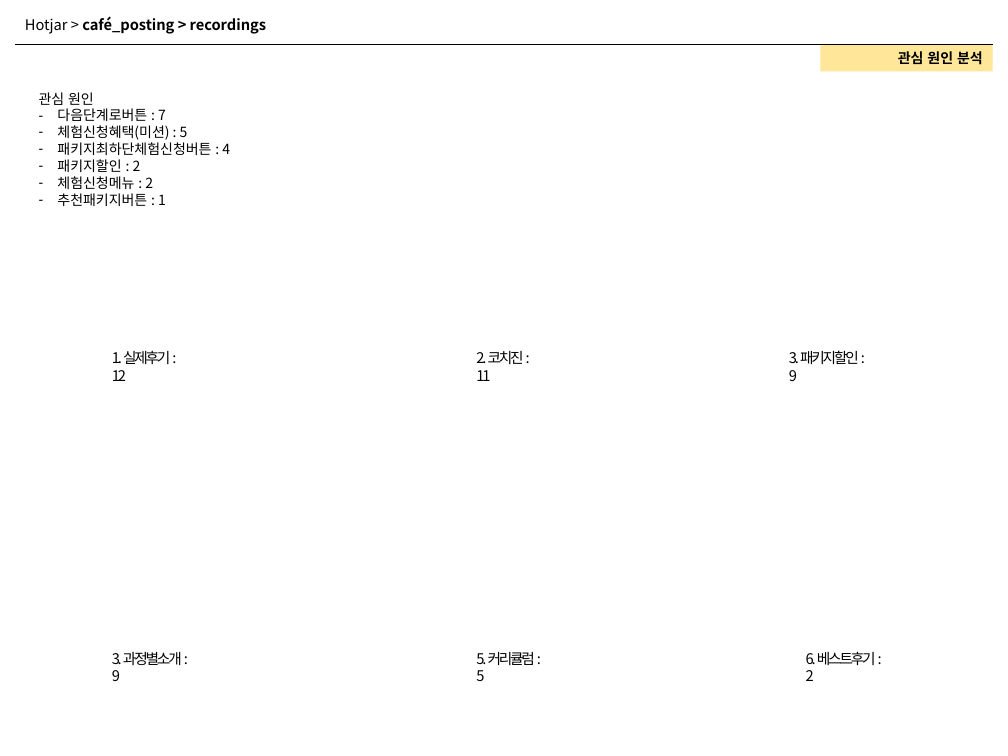
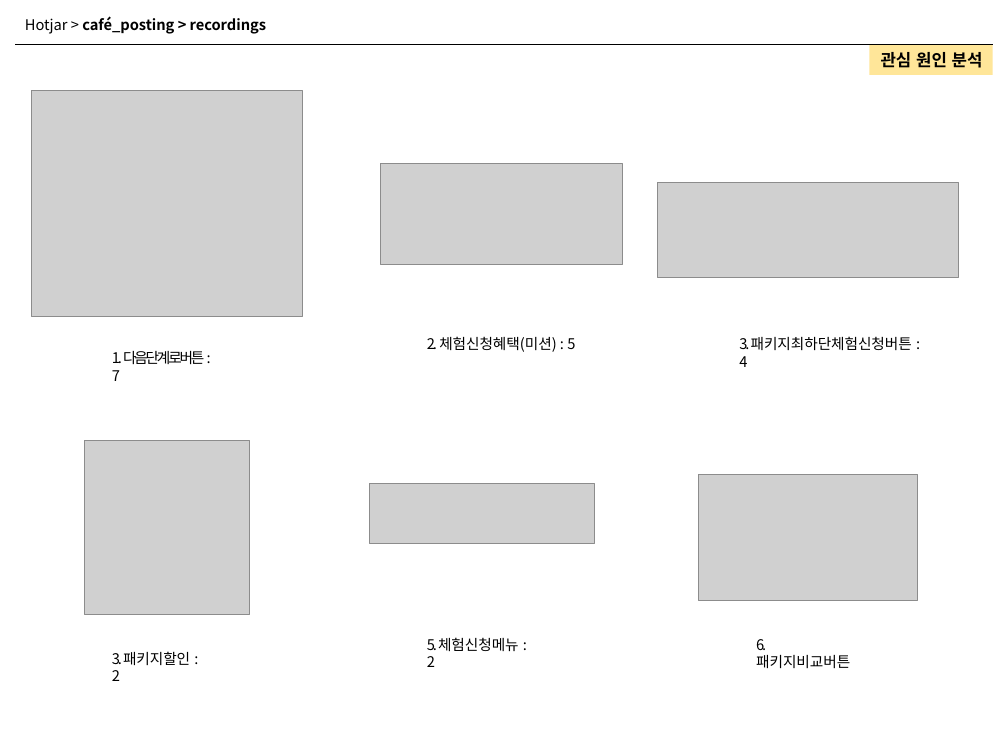
Before and after one commit to naxvinci/marketing, a slide deck: slide 15 of marketing_insights_GA.pptx. Drawn at 1008x756 pixels with LibreOffice and Linux fonts; fonts in the diff are those of the drawing; grey boxes stand for pictures. Boxes give left, top, right and bottom in pixels: in the first picture for what was removed or moved away, otherwise in the second. Text is boxed around its words. In the diff, an @@ line names an element or a change of style, - is before the commit and + after.

```diff
--- a/marketing_insights_GA.pptx
+++ b/marketing_insights_GA.pptx
@@ rectangle "관심 원인 분석": place and size @@
-rectangle "관심 원인 분석" at <box>821,44,993,72</box>
+rectangle "관심 원인 분석" at <box>870,44,993,75</box>
@@ rectangle "관심 원인 분석" at <box>870,44,993,75</box>: size 10 to 12 pt @@
@@ picture added at <box>31,90,302,317</box> @@
@@ text removed at <box>39,92,230,206</box> @@
-관심 원인
-– 다음단계로버튼 : 7
-– 체험신청혜택(미션) : 5
-– 패키지최하단체험신청버튼 : 4
-– 패키지할인 : 2
-– 체험신청메뉴 : 2
-– 추천패키지버튼 : 1
@@ picture added at <box>381,163,623,264</box> @@
@@ picture added at <box>657,182,959,277</box> @@
@@ text at <box>112,351,204,381</box>: text changed @@
-1. 실제후기 : 12
+1. 다음단계로버튼 : 7
@@ text at <box>427,336,575,352</box>: text changed @@
-2. 코치진 : 11
+2. 체험신청혜택(미션) : 5
@@ text at <box>739,336,912,367</box>: text changed @@
-3. 패키지할인 : 9
+3. 패키지최하단체험신청버튼 : 4
@@ picture added at <box>84,440,249,615</box> @@
@@ picture added at <box>699,475,918,601</box> @@
@@ picture added at <box>370,484,595,544</box> @@
@@ text at <box>112,651,190,681</box>: text changed @@
-3. 과정별소개 : 9
+3. 패키지할인 : 2
@@ text at <box>427,637,519,667</box>: text changed @@
-5. 커리큘럼 : 5
+5. 체험신청메뉴 : 2
@@ text at <box>756,639,850,668</box>: text changed @@
-6. 베스트후기 : 2
+6. 패키지비교버튼
```
Also in this commit, not shown: 8 other slides changed, 4 slides added, 1 slide removed.
